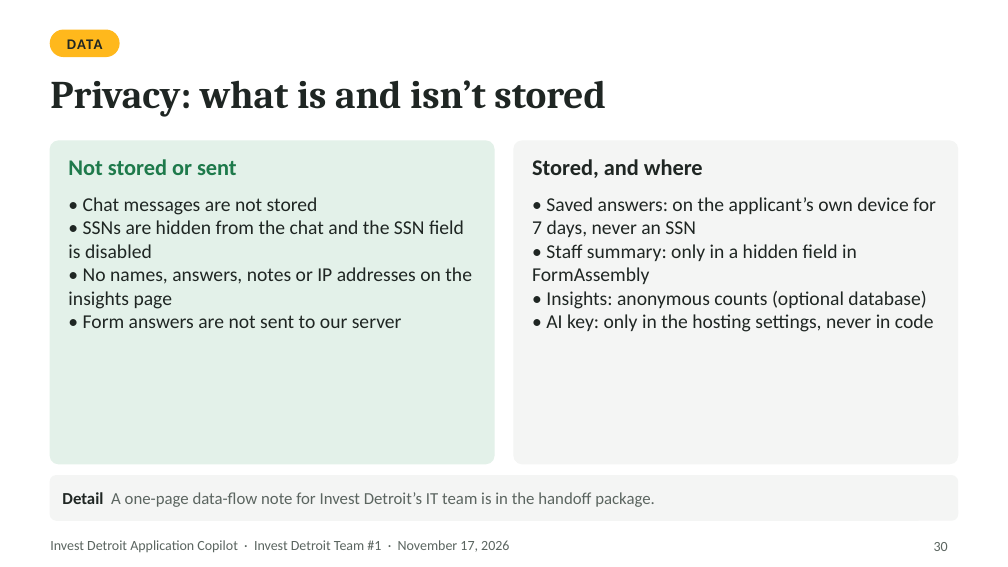
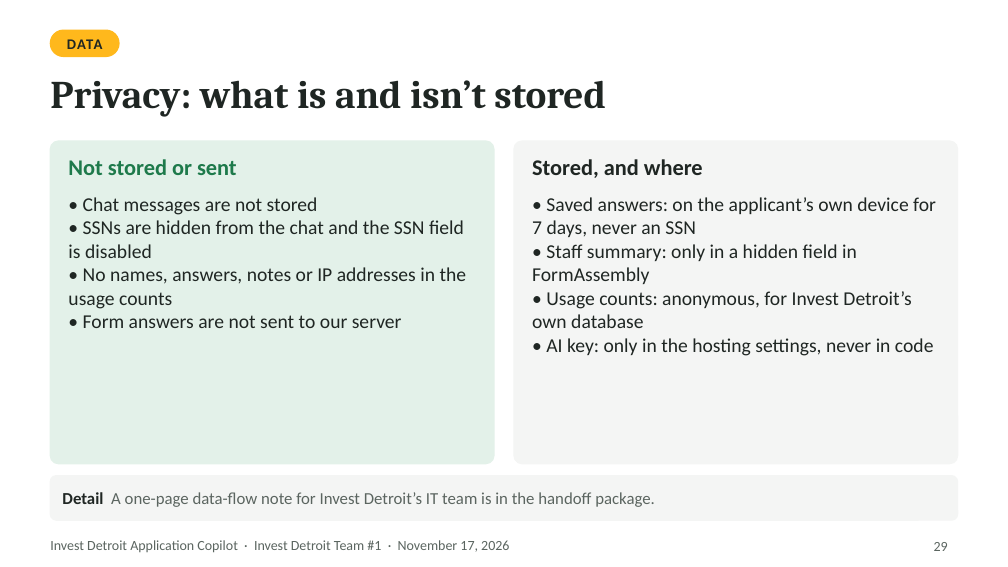
Before and after one commit to ojhnny/invest-detroit-application-copilot, a slide deck: slide 29 of docs/presentation/Invest-Detroit-Copilot-Client-Deck.pptx (slide 30 before the commit). Drawn at 1008x567 pixels with LibreOffice and Linux fonts; fonts in the diff are those of the drawing. Boxes give left, top, right and bottom in pixels: in the first picture for what was removed or moved away, otherwise in the second. Text is boxed around its words. In the diff, an @@ line names an element or a change of style, - is before the commit and + after.

```diff
--- a/docs/presentation/Invest-Detroit-Copilot-Client-Deck.pptx
+++ b/docs/presentation/Invest-Detroit-Copilot-Client-Deck.pptx
@@ text at [68, 267, 467, 309]: text changed @@
-• No names, answers, notes or IP addresses on the insights page
+• No names, answers, notes or IP addresses in the usage counts
@@ text at [532, 291, 911, 328]: text changed @@
-• Insights: anonymous counts (optional database)
+• Usage counts: anonymous, for Invest Detroit’s own database
@@ page number at [934, 542, 948, 551]: text changed @@
-30
+29
```
Also in this commit, not shown: 7 other slides changed, 1 slide removed, 25 other files.
